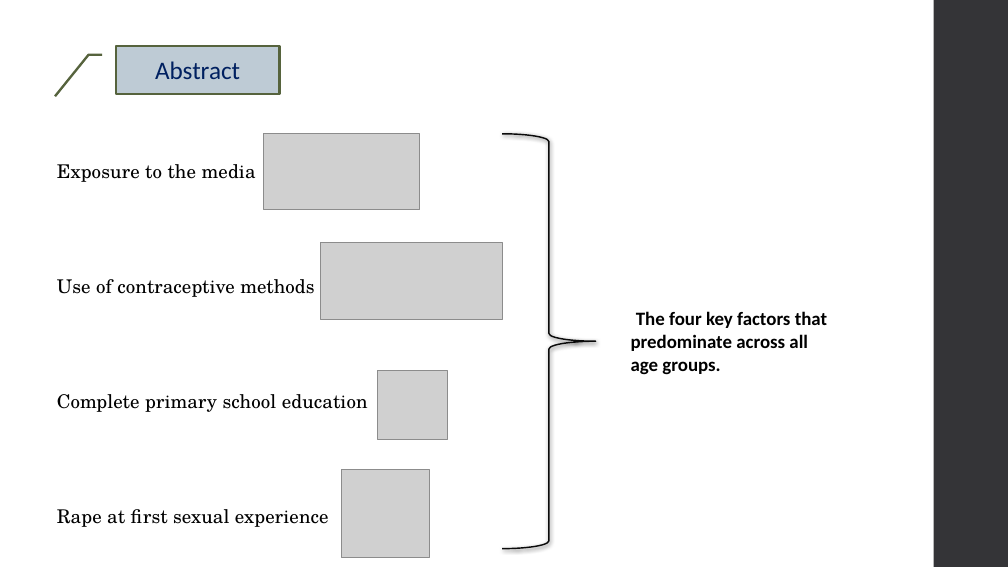
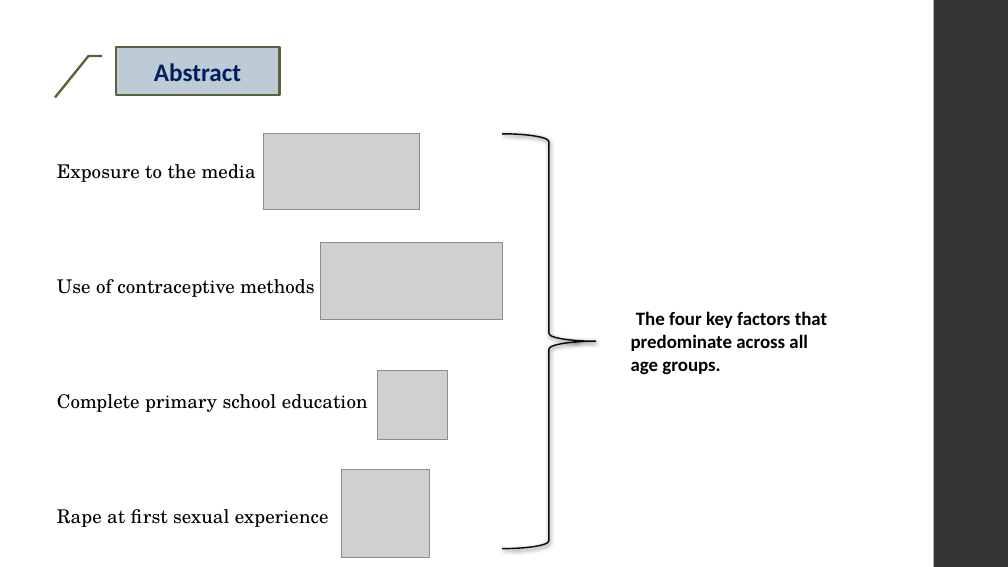
Before and after one commit to Maickery/Child_of_change, a slide deck: slide 15 of Result/Presentation.pptx. Drawn at 1008x567 pixels with LibreOffice and Linux fonts; fonts in the diff are those of the drawing; grey boxes stand for pictures. Boxes give left, top, right and bottom in pixels: in the first picture for what was removed or moved away, otherwise in the second. Text is boxed around its words. In the diff, an @@ line names an element or a change of style, - is before the commit and + after.

```diff
--- a/Result/Presentation.pptx
+++ b/Result/Presentation.pptx
@@ border callout "Abstract" at box(116, 47, 280, 95): bold on @@
```
Also in this commit, not shown: 6 other slides changed, 4 slides added, 2 slides removed, 1 other file.
